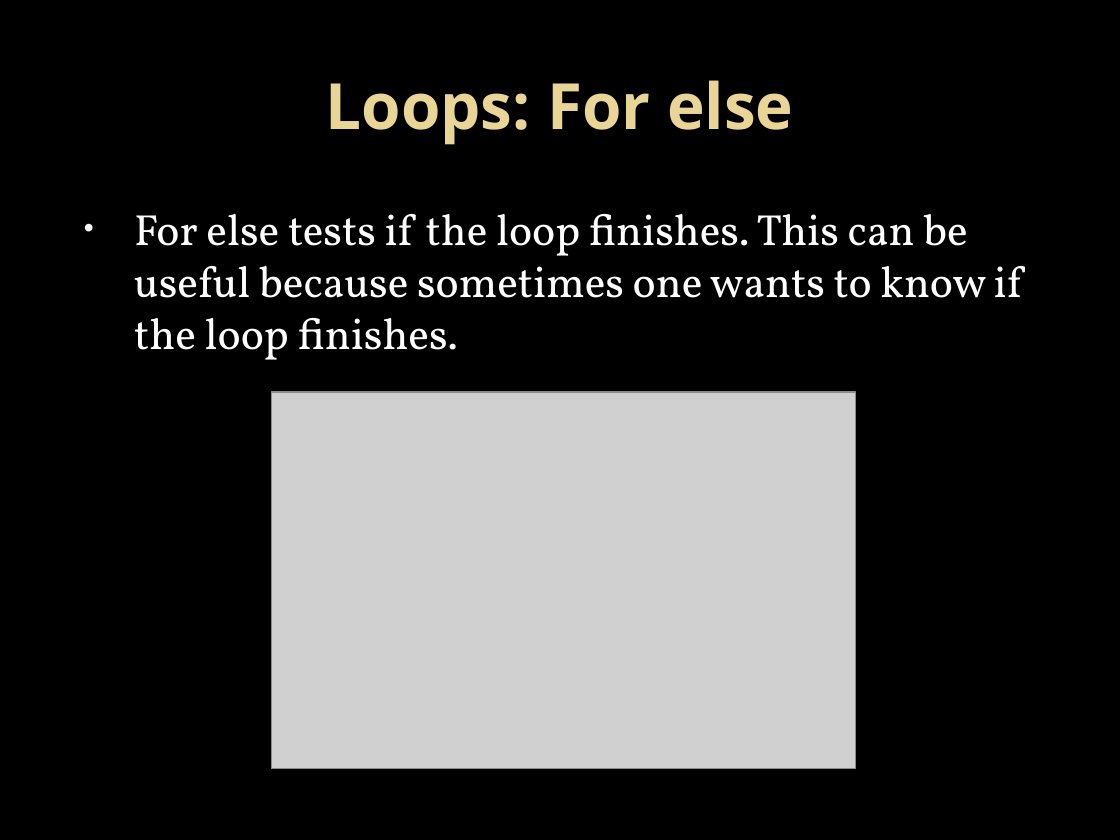
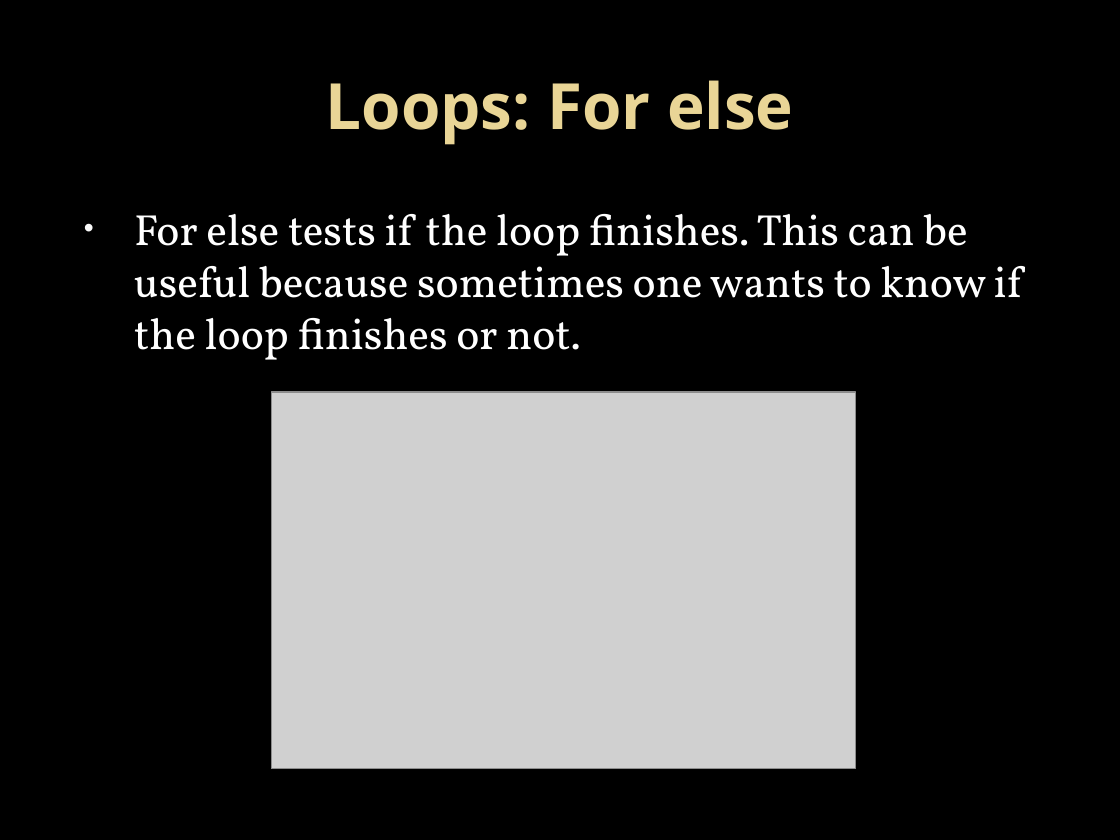
Before and after one commit to LukeKaim/python_training, a slide deck: slide 26 of introduction to python_1.pptx. Drawn at 1120x840 pixels with LibreOffice and Linux fonts; fonts in the diff are those of the drawing; grey boxes stand for pictures; background and template pictures are left out. Boxes give left, top, right and bottom in pixels: in the first picture for what was removed or moved away, otherwise in the second. Text is boxed around its words. In the diff, an @@ line names an element or a change of style, - is before the commit and + after.

```diff
--- a/introduction to python_1.pptx
+++ b/introduction to python_1.pptx
@@ text at box(134, 214, 1022, 360): text changed @@
-• For else tests if the loop finishes. This can be useful because sometimes one wants to know if the loop finishes.
+• For else tests if the loop finishes. This can be useful because sometimes one wants to know if the loop finishes or not.
```
Also in this commit, not shown: 9 other slides changed, 1 other file.
